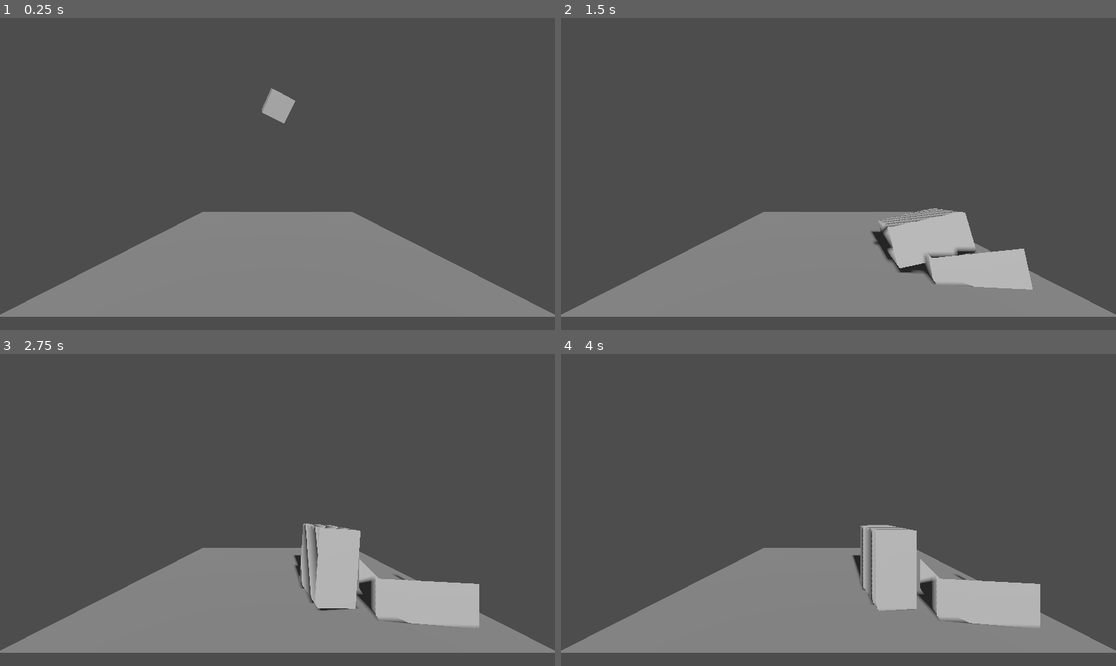
Above: before the commit, frames 1-4 (two rows, left to right).
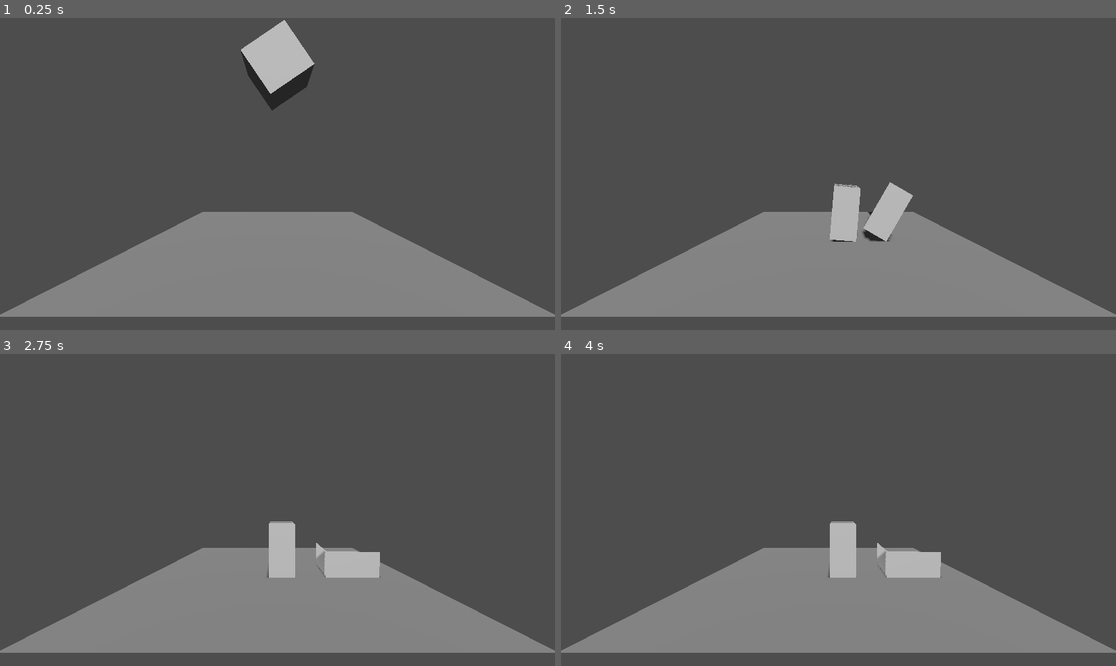
Above: after the commit, the same moments.

Repository: Rashnain/TER-2026
Game: Godot game, scene res://scenes/test.tscn
The game is run twice, just before and just after one commit, with the same random seed, the same clock (stepped at 60 frames per second) and the same inputs.
Inputs:
- Up to frame 1 (0.25 s): no input
- Up to frame 2 (1.5 s): no input
- Up to frame 3 (2.75 s): no input
- Up to frame 4 (4 s): no input

The runs differ from the first frame. In frame 1, 2.5% of the frame differs, in the area x 43-57%, y 0-34%; in frame 2, 5.9%, in the area x 48-85%, y 52-88%; in frame 3, 5.8%; in frame 4, 5.8%.

Commit message:
Changement du rigidbody3D

Diff:
--- a/projet/ter/scenes/test.tscn
+++ b/projet/ter/scenes/test.tscn
@@ -31,15 +31,14 @@
 [node name="MeshInstance3D" type="MeshInstance3D" parent="StaticBody3D/CollisionShape3D" unique_id=1606852947]
 mesh = SubResource("PlaneMesh_errlg")
 
-[node name="RigidBody3D" type="RigidBody3D" parent="." unique_id=940546853]
-
-[node name="CollisionShape3D" type="CollisionShape3D" parent="RigidBody3D" unique_id=1896998710]
-transform = Transform3D(0.44474643, 0.22327906, 0.04844705, -0.1874648, 0.41722554, -0.20194037, -0.13060477, 0.16146027, 0.45483297, 0, 3, 0)
-shape = SubResource("BoxShape3D_bl13t")
-
-[node name="MeshInstance3D" type="MeshInstance3D" parent="RigidBody3D" unique_id=1866424454]
-transform = Transform3D(0.44474643, 0.22327906, 0.04844705, -0.1874648, 0.41722554, -0.20194037, -0.13060477, 0.16146027, 0.45483297, 0, 3, 0)
-mesh = SubResource("BoxMesh_iyx0m")
-
 [node name="Camera3D" type="Camera3D" parent="." unique_id=1427404350]
 transform = Transform3D(1, 0, 0, 0, 1, 0, 0, 0, 1, 0, 1.2673097, 4.306574)
+
+[node name="RigidBody3D" type="RigidBody3D" parent="." unique_id=417707697]
+transform = Transform3D(0.56320876, 0.8263146, 0, -0.8263146, 0.56320876, 0, 0, 0, 1, 0, 3.744036, 0)
+
+[node name="CollisionShape3D" type="CollisionShape3D" parent="RigidBody3D" unique_id=292209534]
+shape = SubResource("BoxShape3D_errlg")
+
+[node name="MeshInstance3D" type="MeshInstance3D" parent="RigidBody3D" unique_id=578243330]
+mesh = SubResource("BoxMesh_bl13t")
Not shown: 1 places in projet/ter/scenes/test.tscn that only renumber resources
